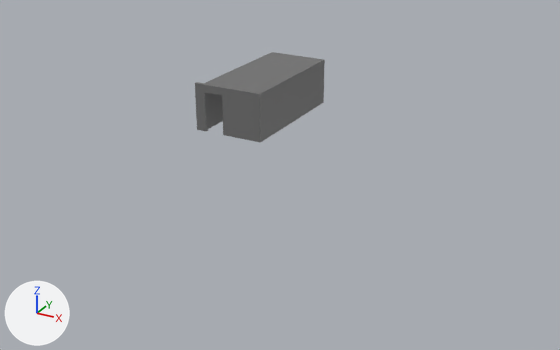
An edit to the glTF model rooms.glb, drawn before and after from the same camera.
Before and after are seen from a 50 mm lens placed at (13.8, -25.3, 13.1), pointed at (-0.9, 1.5, -0.3). Lighting does not change. The marker at lower left points along +X, +Y and +Z. The older version comes first. Where no turn or scale is listed for an object, it has been applied to the vertices.
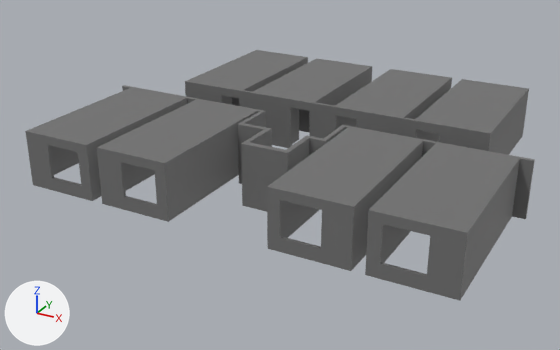
The change, as JSON lines over the scene's bpy script:
```json
{"op": "add", "block": "me_cube_007", "code": ["me_cube_007 = bpy.data.meshes.new('Cube.007')", "me_cube_007.from_pydata(...)  # 260 vertices, 475 faces; spans x -0.1..3.54, y -9.05..-2.35, z 0.05..2.39", "me_cube_007.materials.append(mat_material_003)  # grey #717171"]}
{"op": "add", "block": "me_cube_003", "code": ["me_cube_003 = bpy.data.meshes.new('Cube.003')", "me_cube_003.from_pydata(...)  # 260 vertices, 475 faces; spans x -3.54..0.1, y 2.35..9.05, z 0.05..2.39", "me_cube_003.materials.append(mat_material_003)  # grey #717171"]}
{"op": "add", "block": "me_cube_053", "code": ["me_cube_053 = bpy.data.meshes.new('Cube.053')", "me_cube_053.from_pydata(...)  # 304 vertices, 618 faces; spans x -2.1..2.1, y -3.93..-0.18, z -0.23..2.39", "me_cube_053.materials.append(mat_material_003)  # grey #717171"]}
{"op": "set", "path": "ob_cube_017.scale", "old": "(-1.0, -1.0, -1.0)", "new": "(1.0, 1.0, 1.0)"}
{"op": "set", "path": "ob_cube_017.location", "old": "(-6.71, 1.34, 0.0)", "new": "(-0.1, 1.34, 0.0)"}
{"op": "set", "path": "ob_cube_017.rotation_euler", "old": "(0.0, 3.142, 0.0)", "new": "(0.0, 0.0, 3.142)", "note": "degrees (0, 180, 0) -> degrees (0, 0, 180)"}
{"op": "add", "block": "ob_cube_024", "code": ["ob_cube_024 = bpy.data.objects.new('Cube.024', me_cube_007)", "ob_cube_024.location = (-5.64, 4.17, 0.0)"]}
{"op": "add", "block": "ob_cube_023", "code": ["ob_cube_023 = bpy.data.objects.new('Cube.023', me_cube_007.copy())", "ob_cube_023.location = (-9.28, 4.17, 0.0)"]}
{"op": "add", "block": "ob_cube_022", "code": ["ob_cube_022 = bpy.data.objects.new('Cube.022', me_cube_007.copy())", "ob_cube_022.location = (5.64, 4.17, 0.0)", "ob_cube_022.rotation_euler = (-3.142, 0.0, 0.0)  # degrees (-180, 0, 0)", "ob_cube_022.scale = (-1.0, -1.0, -1.0)"]}
{"op": "add", "block": "ob_cube_021", "code": ["ob_cube_021 = bpy.data.objects.new('Cube.021', me_cube_007.copy())", "ob_cube_021.location = (9.28, 4.17, 0.0)", "ob_cube_021.rotation_euler = (-3.142, 0.0, 0.0)  # degrees (-180, 0, 0)", "ob_cube_021.scale = (-1.0, -1.0, -1.0)"]}
{"op": "add", "block": "ob_cube_020", "code": ["ob_cube_020 = bpy.data.objects.new('Cube.020', me_cube_003)", "ob_cube_020.location = (-3.74, 1.34, 0.0)"]}
{"op": "add", "block": "ob_cube_016", "code": ["ob_cube_016 = bpy.data.objects.new('Cube.016', me_cube_007.copy())", "ob_cube_016.location = (3.74, 1.34, 0.0)", "ob_cube_016.rotation_euler = (0.0, 3.142, 0.0)  # degrees (0, 180, 0)", "ob_cube_016.scale = (-1.0, -1.0, -1.0)"]}
{"op": "add", "block": "ob_cube_010", "code": ["ob_cube_010 = bpy.data.objects.new('Cube.010', me_cube_007.copy())", "ob_cube_010.location = (0.1, 1.34, 0.0)", "ob_cube_010.rotation_euler = (0.0, 3.142, 0.0)  # degrees (0, 180, 0)", "ob_cube_010.scale = (-1.0, -1.0, -1.0)"]}
{"op": "add", "block": "ob_cube_004", "code": ["ob_cube_004 = bpy.data.objects.new('Cube.004', me_cube_053)", "ob_cube_004.location = (0.0, 2.0, 0.0)"]}
```

Pixel boxes [x1, y1, x2, y2] of what changed, in the pictures (560 x 350 px):
```json
{"object": "Cube.021", "change": "added", "after": [365, 142, 535, 301]}
{"object": "Cube.022", "change": "added", "after": [267, 126, 437, 271]}
{"object": "Cube.024", "change": "added", "after": [97, 97, 258, 222]}
{"object": "Cube.017", "change": "moved, turned, rescaled", "before": [195, 52, 325, 142], "after": [251, 58, 372, 148]}
{"object": "Cube.023", "change": "added", "after": [25, 85, 188, 201]}
{"object": "Cube.016", "change": "added", "after": [402, 79, 529, 155]}
{"object": "Cube.010", "change": "added", "after": [322, 69, 452, 139]}
{"object": "Cube.004", "change": "added", "after": [237, 110, 349, 212]}
{"object": "Cube.020", "change": "added", "after": [185, 50, 308, 108]}
```
